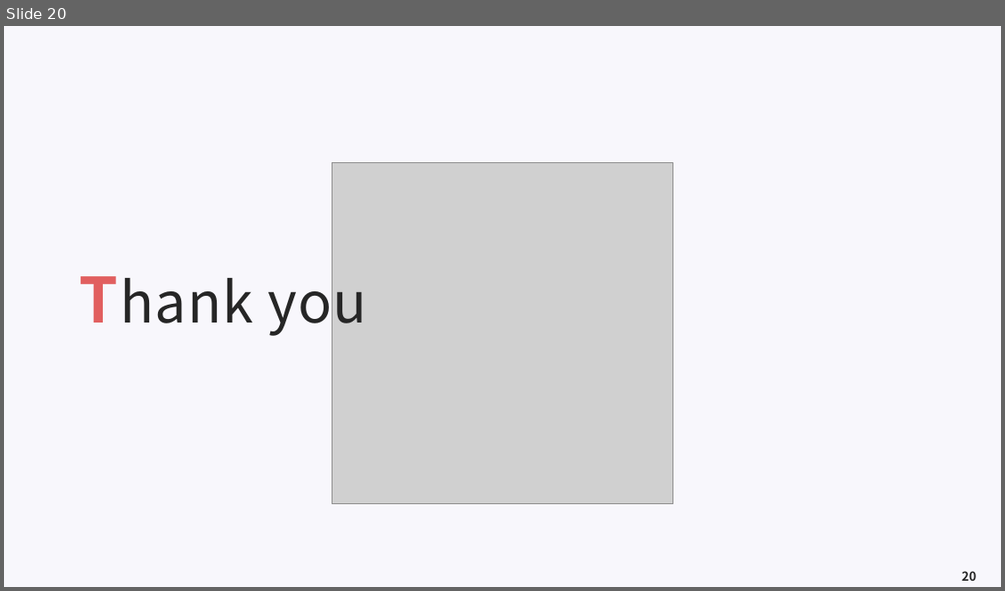
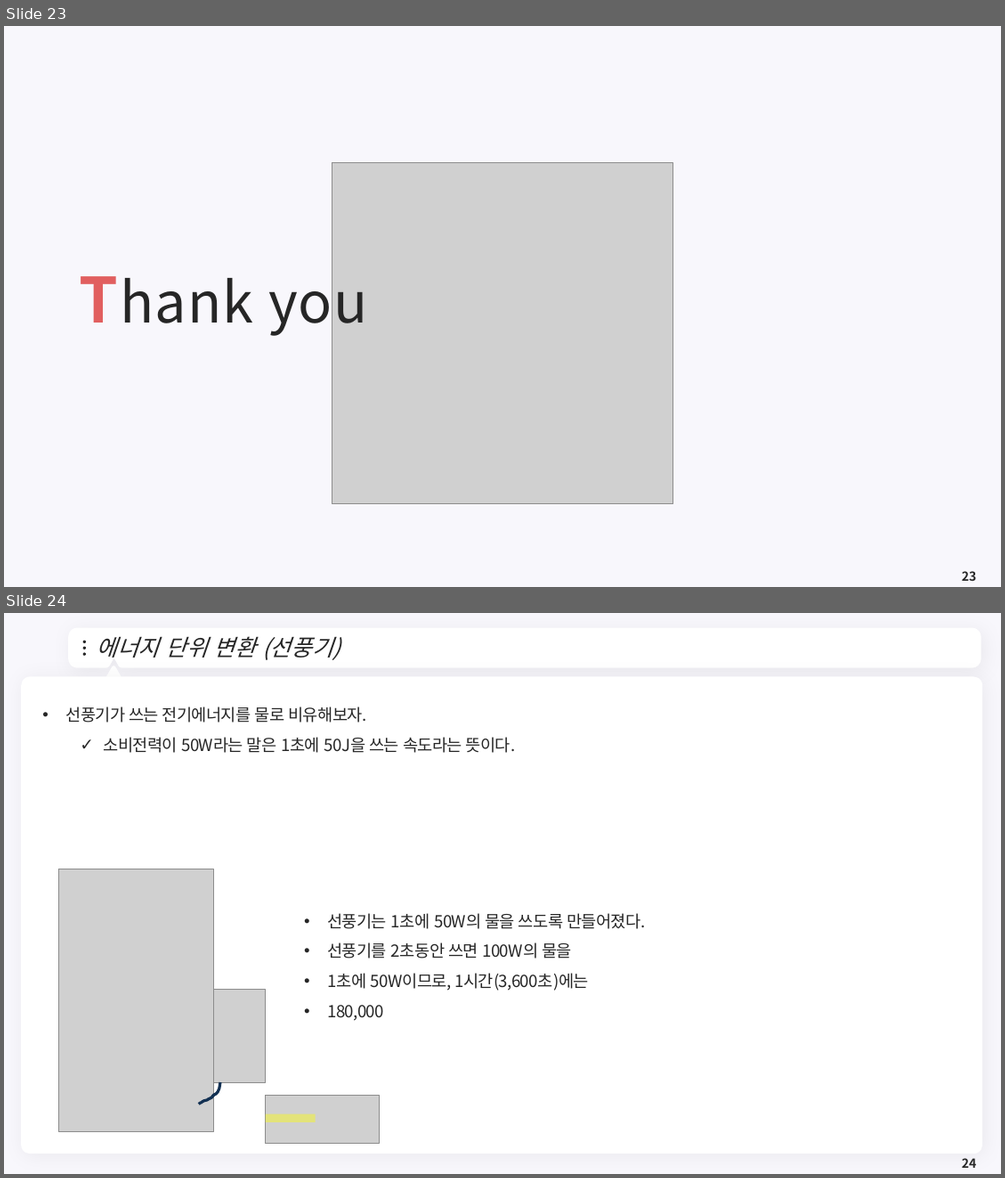
Before and after one commit to meandthey/Teaching, a slide deck: 에너지경제학/자원에너지경제학_Chapter_1.pptx. Shown one above the other, each under a label of ours: slide 20 before the commit, slides 23 and 24 after it. The pictures are 1005x591 and 1005x1178 pixels, drawn with LibreOffice and Linux fonts; fonts in the diff are those of the drawing; grey boxes stand for pictures; background and template pictures are left out. Boxes give left, top, right and bottom in pixels: in the first picture for what was removed or moved away, otherwise in the second. Text is boxed around its words. In the diff, an @@ line names an element or a change of style, - is before the commit and + after.

```diff
--- a/에너지경제학/자원에너지경제학_Chapter_1.pptx
+++ b/에너지경제학/자원에너지경제학_Chapter_1.pptx
@@ slide 24 added at [4,613,1001,1174], background #F8F7FC @@
@@ freeform shape added at [72,632,978,665], fill #FFFFFF, outline #FFFFFF 7.25 pt @@
@@ title added at [97,636,340,660], 22 pt, text #262626, italic @@
+에너지 단위 변환 (선풍기)
@@ ellipse added at [83,641,86,643], fill #262626 @@
@@ ellipse added at [83,647,86,649], fill #262626 @@
@@ ellipse added at [83,653,86,656], fill #262626 @@
@@ freeform shape added at [957,643,966,654], fill #FFFFFF @@
@@ rounded rectangle added at [21,676,983,1153], fill #FFFFFF @@
@@ triangle added at [105,667,122,682], fill #FFFFFF, outline #FFFFFF 3.75 pt @@
@@ text added at [66,706,515,753], 16 pt, text #262626 @@
+• 선풍기가 쓰는 전기에너지를 물로 비유해보자.
+  ✓ 소비전력이 50W라는 말은 1초에 50J을 쓰는 속도라는 뜻이다.
@@ picture added at [58,868,213,1131] @@
@@ text added at [327,913,645,1021], 16 pt, text #262626 @@
+• 선풍기는 1초에 50W의 물을 쓰도록 만들어졌다.
+• 선풍기를 2초동안 쓰면 100W의 물을
+• 1초에 50W이므로, 1시간(3,600초)에는
+• 180,000
@@ picture added at [195,989,266,1083] @@
@@ freeform shape added at [198,1083,220,1104], outline #143253 2.75 pt @@
@@ picture added at [266,1095,380,1143] @@
@@ rectangle added at [266,1114,316,1122], fill #FFFF00 at 41% opacity @@
@@ page number added at [962,1158,976,1167], 12 pt, text #262626, bold @@
+24
@@ what was slide 20 is now slide 23 @@
@@ page number at [962,571,976,580]: text changed @@
-20
+23
```
Also in this commit, not shown: 4 slides changed, 3 other slides added.
